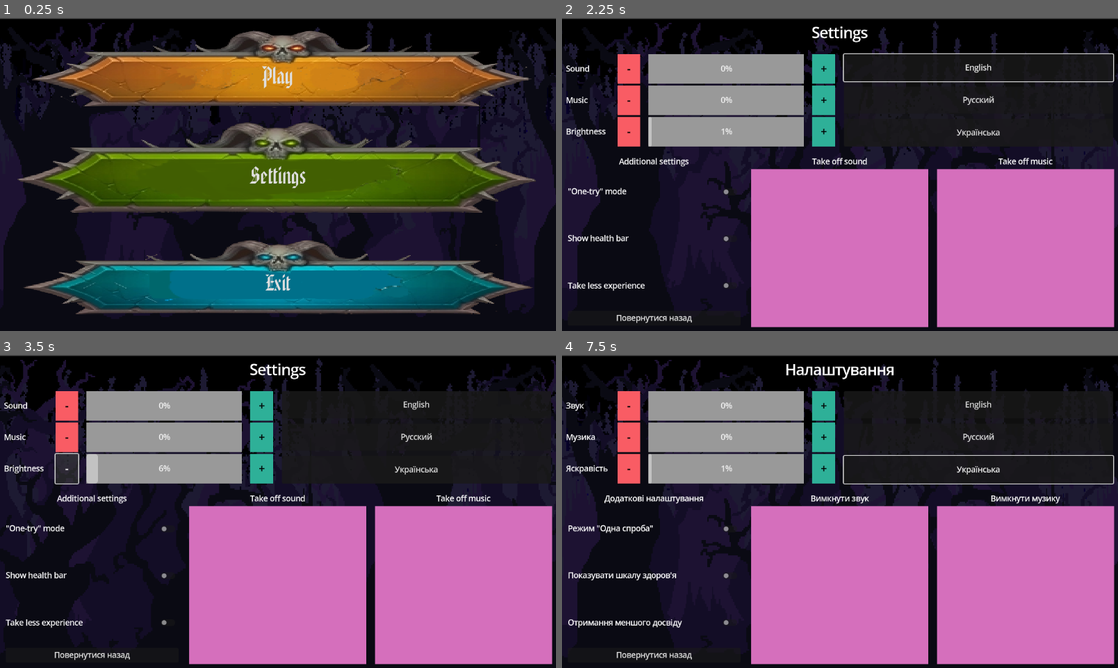
Above: before the commit, frames 1-4 (two rows, left to right).
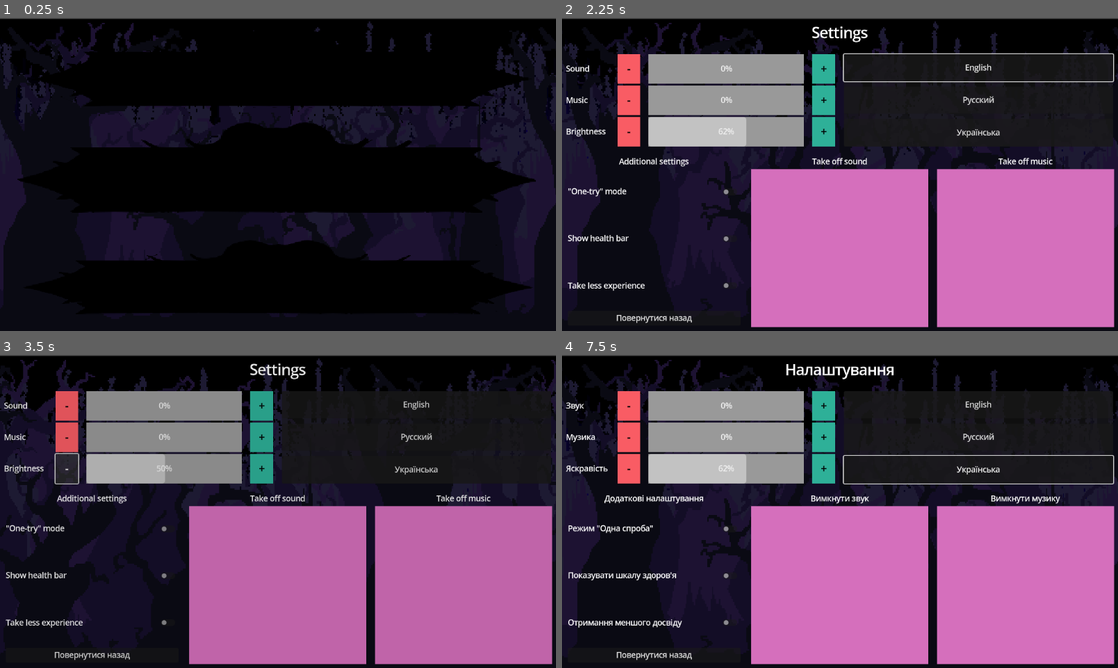
Above: after the commit, the same moments.

Repository: hucketa/Diplome
Game: Godot game, scene res://MainScene.tscn
Two runs of this game, one before a commit and one after it. Both use one fixed random seed, a clock stepped at 60 frames per second and the inputs below.
Inputs:
- Up to frame 1 (0.25 s): no input
- Up to frame 2 (2.25 s): click "Play" at 0.5 s; click "Пауза" at 1.25 s; click "Налаштування" at 2 s
- Up to frame 3 (3.5 s): click "-" at 2.75 s
- Up to frame 4 (7.5 s): click "+" at 3.5 s; click "Повернутися назад" at 4.25 s; click "Грати" at 5 s; click "Пауза" at 5.75 s; click "Головне меню" at 6.5 s; click "Налаштування" at 7.25 s

The runs differ from the first frame. In frame 1, 47% of the frame differs, in the area x 3-97%, y 4-95%; in frame 2, 1.6%; in frame 3, 0.9%; in frame 4, 1.6%.
Error before the commit: Attempt to call function 'get_environment' in base 'null instance' on a null instance. (res://settings.gd:161)

Commit message:
Пофиксил яркость

Diff:
--- a/MainScene.tscn
+++ b/MainScene.tscn
@@ -30,6 +30,13 @@
 		var localisation = config.get_value(\"Settings\", \"locale\", \"en\")
 		TranslationServer.set_locale(localisation)
 	update_button_texts()
+	var canvas_modulate = $CanvasModulate
+	if canvas_modulate:
+		var brightness = config.get_value(\"Settings\", \"brightness\", 0)
+		var brightness_value = brightness
+		canvas_modulate.color = Color(brightness_value, brightness_value, brightness_value)
+
+
 
 func update_button_texts():
 	start_button.text = tr(\"PLAY\")
@@ -156,6 +163,8 @@
 
 [node name="ParallaxBackground" parent="." instance=ExtResource("11_0xtfl")]
 
+[node name="CanvasModulate" type="CanvasModulate" parent="."]
+
 [connection signal="pressed" from="VBoxContainer/Start_bt" to="." method="_on_start_bt_pressed"]
 [connection signal="pressed" from="VBoxContainer/Settings_Bt" to="." method="_on_settings_bt_pressed"]
 [connection signal="pressed" from="VBoxContainer/Exit_bt" to="." method="_on_exit_bt_pressed"]
--- a/settings.gd
+++ b/settings.gd
@@ -93,6 +93,7 @@
 	low_exp_scale_button.set_pressed(reduced_experience)
 	%Sound_val_bar.value = sound_volume
 	%Brightness_bar.value = brightness
+	apply_brightness()
 	%mus_val_bar.value = music_volume
 	var current_locale = TranslationServer.get_locale()
 	match current_locale:
@@ -144,24 +145,24 @@
 		save_settings()
 
 func _on_bright_val_increase_pressed():
-	if brightness < 8:
-		brightness += 0.5
-		%Brightness_bar.value = (brightness/8)*100
+	if brightness < 1.3:
+		brightness += 0.1
+		%Brightness_bar.value = brightness
 		apply_brightness()
 		save_settings()
 
 func _on_bright_val_decrease_pressed():
-	if brightness > 0:
-		brightness -= 0.5
-		%Brightness_bar.value = (brightness/8)*100
+	if brightness > 0.5:
+		brightness -= 0.1
+		%Brightness_bar.value = brightness
 		apply_brightness()
 		save_settings()
 
 func apply_brightness():
-	var env: Environment = $k.get_environment()
-	if env:
-		env.adjustment_brightness = brightness
-
+	var canvas_modulate = $CanvasModulate
+	if canvas_modulate:
+		var brightness_value = brightness
+		canvas_modulate.color = Color(brightness_value, brightness_value, brightness_value)
 
 func _on_music_mute_off_pressed():
 	if music_volume == 0:
--- a/settings.tscn
+++ b/settings.tscn
@@ -209,6 +209,10 @@
 size_flags_vertical = 1
 size_flags_stretch_ratio = 6.8
 theme_override_styles/background = SubResource("StyleBoxFlat_bguvd")
+min_value = 0.5
+max_value = 1.3
+step = 0.1
+value = 0.5
 
 [node name="space3" type="VSeparator" parent="mainContainer/ProgressBars and language Choice/ProgressBars and language Choice/ProgressBars/BrightnessProgressBar"]
 layout_mode = 2
@@ -384,6 +388,9 @@
 size_flags_vertical = 3
 theme_override_styles/normal = SubResource("StyleBoxFlat_qthny")
 
+[node name="CanvasModulate" type="CanvasModulate" parent="."]
+unique_name_in_owner = true
+
 [connection signal="pressed" from="mainContainer/ProgressBars and language Choice/ProgressBars and language Choice/Localisation_buttons/VBoxContainer/Button" to="." method="_on_button_pressed"]
 [connection signal="pressed" from="mainContainer/ProgressBars and language Choice/ProgressBars and language Choice/Localisation_buttons/VBoxContainer/RuButton" to="." method="_on_ru_button_pressed"]
 [connection signal="pressed" from="mainContainer/ProgressBars and language Choice/ProgressBars and language Choice/Localisation_buttons/VBoxContainer/UaButton" to="." method="_on_ua_button_pressed"]
